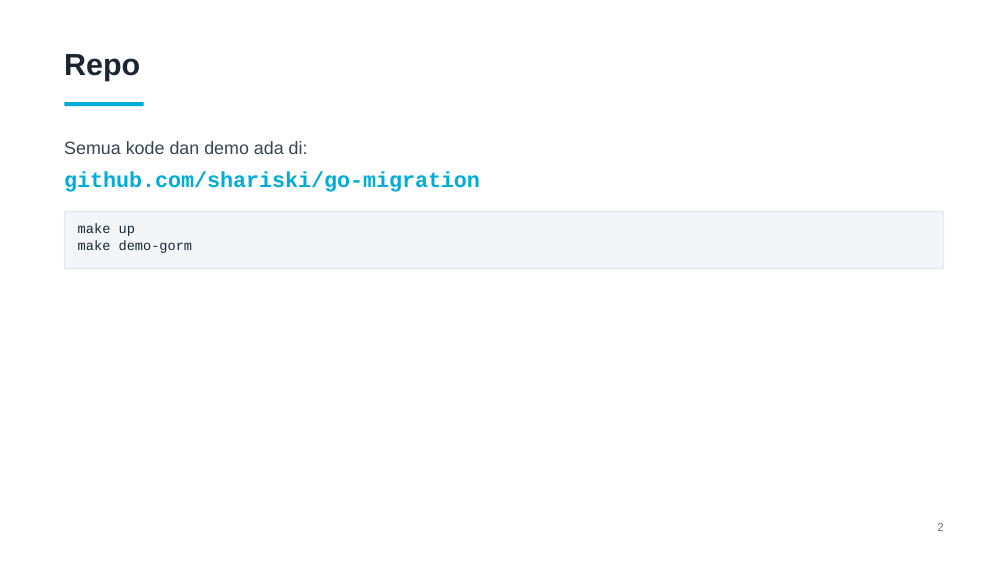
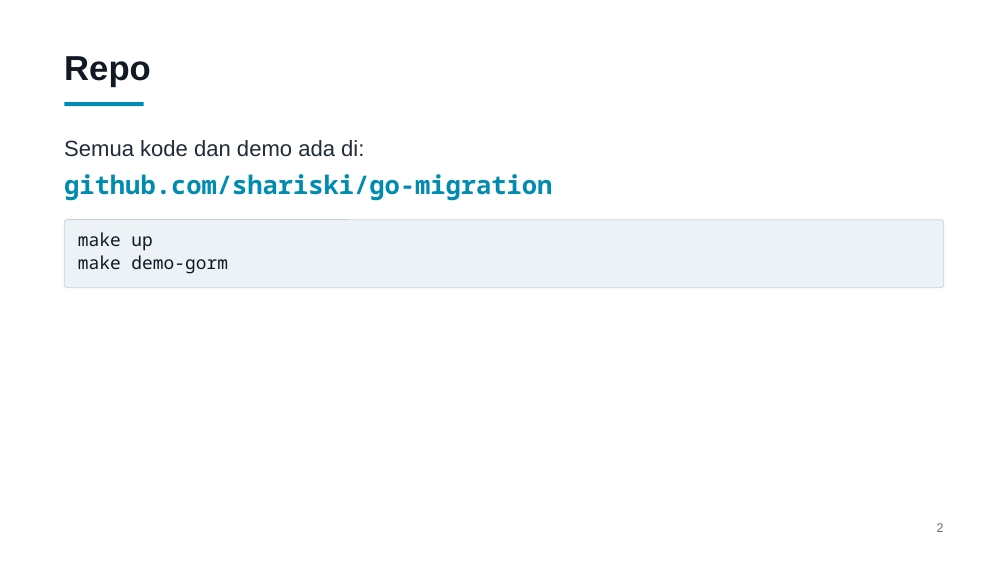
Before and after one commit to shariski/go-migration, a slide deck: slide 2 of slides/presentasi.pptx. Drawn at 1008x567 pixels with LibreOffice and Linux fonts; fonts in the diff are those of the drawing. Boxes give left, top, right and bottom in pixels: in the first picture for what was removed or moved away, otherwise in the second. Text is boxed around its words. In the diff, an @@ line names an element or a change of style, - is before the commit and + after.

Commit message:
Perbesar teks slide dan ganti font code ke JetBrains Mono
Deck dipakai lewat share screen Google Meet, jadi ukuran font dinaikkan
(body 17->21, code 13->17, judul 29->33) dan kontras warnanya dipertegas.
Courier New diganti JetBrains Mono karena strokenya lebih tebal dan
x-height-nya lebih besar, jadi lebih tahan kompresi video.

Slide 'Batasan down migration' dipadatkan; kalimat soal informasi yang
masih tersimpan sebelumnya diulang di slide berikutnya.

```diff
--- a/slides/presentasi.pptx
+++ b/slides/presentasi.pptx
@@ text "Repo" at (x1=64, y1=56, x2=151, y2=87): size 29 to 33 pt, text colour #1B2533 to #111A24 @@
@@ rectangle at (x1=64, y1=102, x2=144, y2=107): fill #00ADD8 to #008CB0 @@
@@ text "Semua kode dan demo ada ..." at (x1=64, y1=140, x2=364, y2=157): size 17 to 21 pt, text colour #374451 to #212C38 @@
@@ text "github.com/shariski/go-migration" at (x1=64, y1=174, x2=552, y2=201): size 20.7 to 24.3 pt, font Courier New to Noto Sans Mono, text colour #00ADD8 to #008CB0 @@
@@ rounded rectangle "make up" resized from (x1=64, y1=212, x2=944, y2=268) to (x1=64, y1=220, x2=944, y2=288) @@
@@ rounded rectangle "make up" at (x1=64, y1=220, x2=944, y2=288): size 13 to 17 pt, font Courier New to Noto Sans Mono, text colour #1B2733 to #0E1A26; fill #F3F6F8 to #ECF2F6; outline #DDE3E8 0.75 pt to #C9D4DC 0.75 pt @@
```
Also in this commit, not shown: 32 other slides changed, 2 other files.
